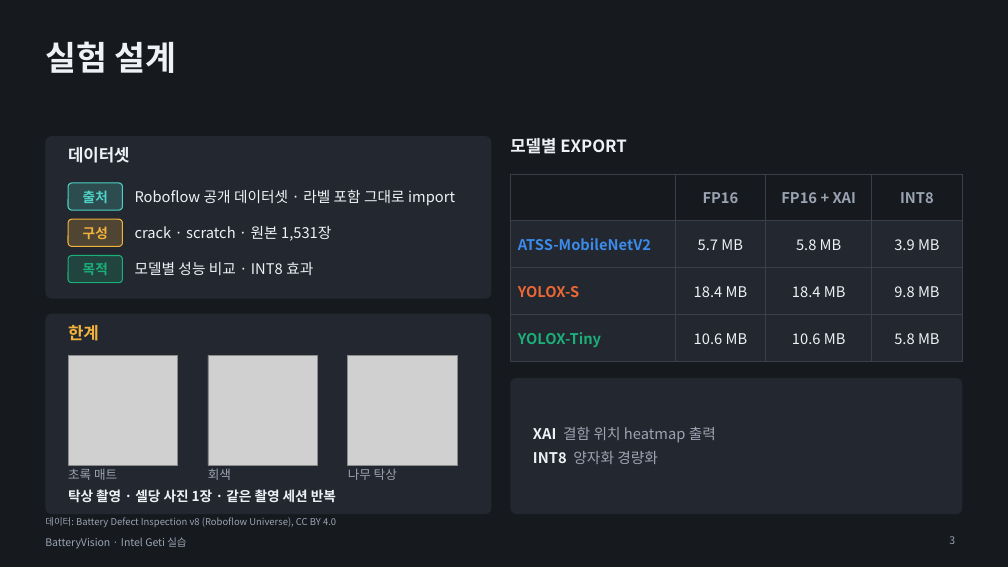
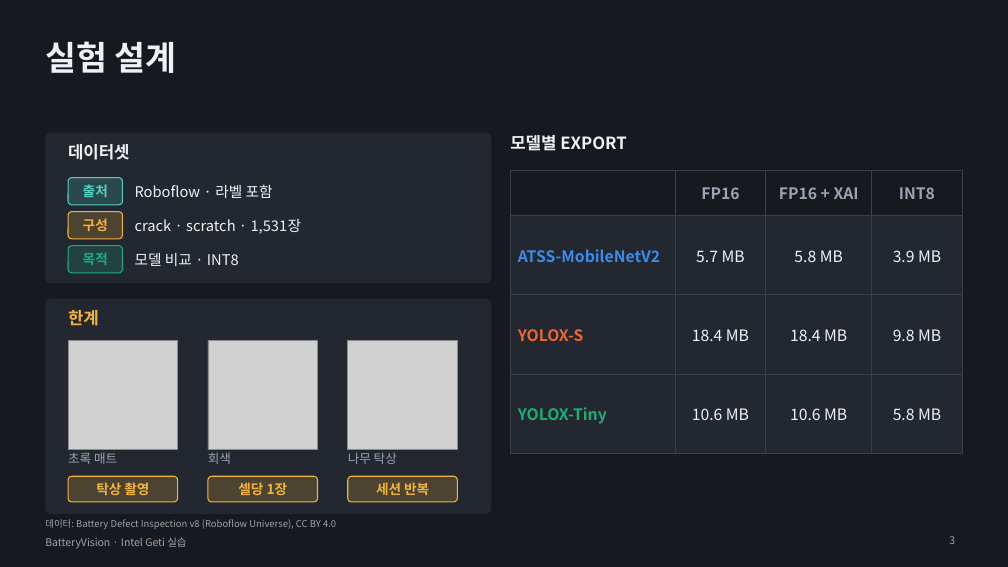
Before and after one commit to se4nchoi/batteryvision, a slide deck: slide 3 of docs/submission/BatteryVision_발표.pptx. Drawn at 1008x567 pixels with LibreOffice and Linux fonts; fonts in the diff are those of the drawing; grey boxes stand for pictures. Boxes give left, top, right and bottom in pixels: in the first picture for what was removed or moved away, otherwise in the second. Text is boxed around its words. In the diff, an @@ line names an element or a change of style, - is before the commit and + after.

```diff
--- a/docs/submission/BatteryVision_발표.pptx
+++ b/docs/submission/BatteryVision_발표.pptx
@@ rounded rectangle at [45,132,492,284]: proportions changed @@
@@ rounded rectangle: place and size @@
-rounded rectangle at [45,136,492,299]
+rounded rectangle at [45,132,492,284]
@@ rounded rectangle at [68,178,123,205]: fill #4FD1C5 at 22% opacity to #4FD1C5 at 20% opacity @@
@@ table at [510,170,963,428] @@
@@ size 14 to 15 pt @@
@@ table: place and size @@
-table at [510,174,963,351]
+table at [510,170,963,428]
@@ text at [135,184,273,198]: text changed @@
-Roboflow 공개 데이터셋 · 라벨 포함 그대로 import
+Roboflow · 라벨 포함
@@ 2 texts, 2 rounded rectangles: place and size @@
-2 texts, 2 rounded rectangles at [68,183,123,247]
+2 texts, 2 rounded rectangles at [68,178,123,239]
@@ rounded rectangle at [68,212,123,239]: fill #F2B33D at 22% opacity to #F2B33D at 20% opacity @@
@@ text at [135,219,302,234]: text changed @@
-crack · scratch · 원본 1,531장
+crack · scratch · 1,531장
@@ text "목적": place and size @@
-text "목적" at [83,262,108,275]
+text "목적" at [83,252,108,265]
@@ rounded rectangle: place and size @@
-rounded rectangle at [68,256,123,283]
+rounded rectangle at [68,246,123,273]
@@ rounded rectangle at [68,246,123,273]: fill #1BAF7A at 22% opacity to #1BAF7A at 20% opacity @@
@@ text at [135,253,239,266]: text changed @@
-모델별 성능 비교 · INT8 효과
+모델 비교 · INT8
@@ rounded rectangle: place and size @@
-rounded rectangle at [45,314,492,514]
+rounded rectangle at [45,299,492,514]
@@ rounded rectangle at [45,299,492,514]: proportions changed @@
@@ rounded rectangle removed at [510,378,963,514] @@
@@ text removed at [533,427,716,464] @@
-XAI 결함 위치 heatmap 출력
-INT8 양자화 경량화
@@ rounded rectangle added at [68,476,178,502], fill #F2B33D at 20% opacity, outline #F2B33D 1 pt @@
@@ rounded rectangle added at [208,476,318,502], fill #F2B33D at 20% opacity, outline #F2B33D 1 pt @@
@@ 4 texts, 3 pictures: place and size @@
-4 texts, 3 pictures at [68,325,457,480]
+4 texts, 3 pictures at [68,310,457,464]
@@ rounded rectangle added at [348,476,457,502], fill #F2B33D at 20% opacity, outline #F2B33D 1 pt @@
@@ text removed at [68,489,336,503] @@
-탁상 촬영 · 셀당 사진 1장 · 같은 촬영 세션 반복
@@ text added at [96,482,149,495], 13 pt, text #F2B33D, bold @@
+탁상 촬영
@@ text added at [238,482,288,495], 13 pt, text #F2B33D, bold @@
+셀당 1장
@@ text added at [376,482,429,495], 13 pt, text #F2B33D, bold @@
+세션 반복
```
Also in this commit, not shown: 10 other slides changed, 2 other files.
